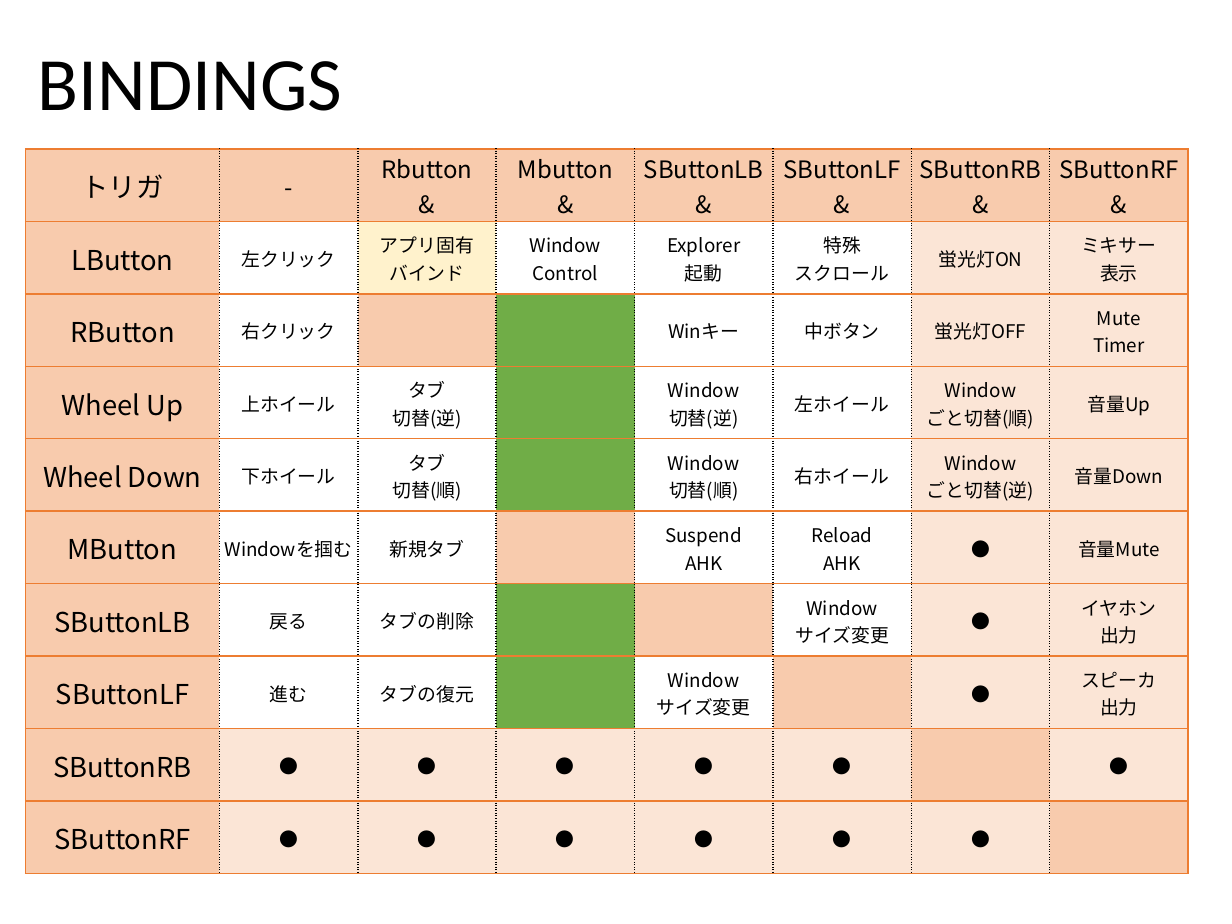
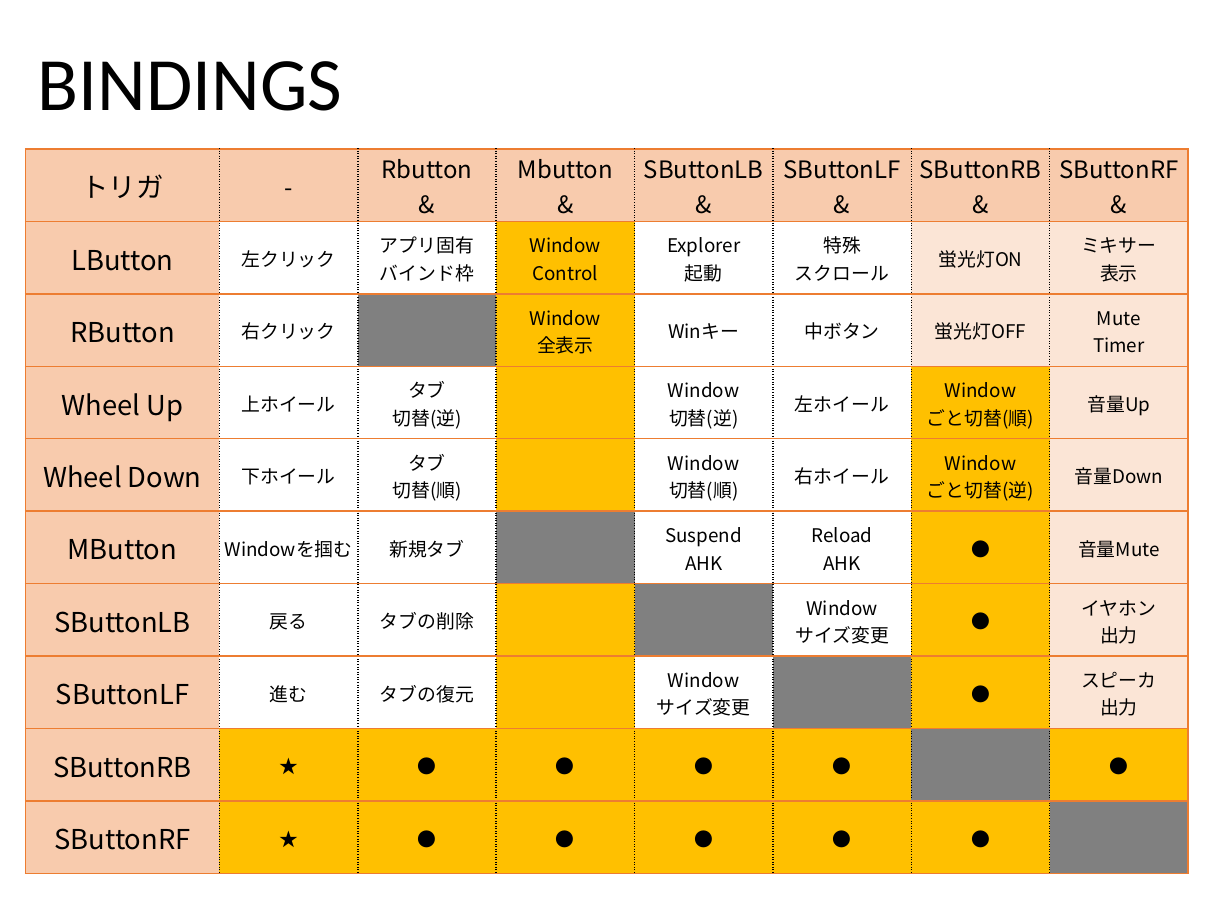
Before and after one commit to ittooo66/myAHK, a slide deck: slide 18 of MANUAL.pptx (slide 19 before the commit). Drawn at 1232x924 pixels with LibreOffice and Linux fonts; fonts in the diff are those of the drawing. Boxes give left, top, right and bottom in pixels: in the first picture for what was removed or moved away, otherwise in the second. Text is boxed around its words. In the diff, an @@ line names an element or a change of style, - is before the commit and + after.

```diff
--- a/MANUAL.pptx
+++ b/MANUAL.pptx
@@ table at (26, 149, 1185, 875) @@
-row 2, column 3: アプリ固有 / バインド
+row 2, column 3: アプリ固有 / バインド枠
-row 3, column 4: 
+row 3, column 4: Window / 全表示
-row 9, column 2: ●
+row 9, column 2: ★
-row 10, column 2: ●
+row 10, column 2: ★
@@ fill #FFF2CC to none in row 2, column 3 @@
@@ fill none to #FFC000 in row 2, column 4 @@
@@ fill #F8CBAD to #808080 in 6 cells @@
@@ fill #70AD47 to #FFC000 in 5 cells @@
@@ fill #FBE5D6 to #FFC000 in 17 cells @@
```
Also in this commit, not shown: 4 other slides changed, 1 slide removed.
